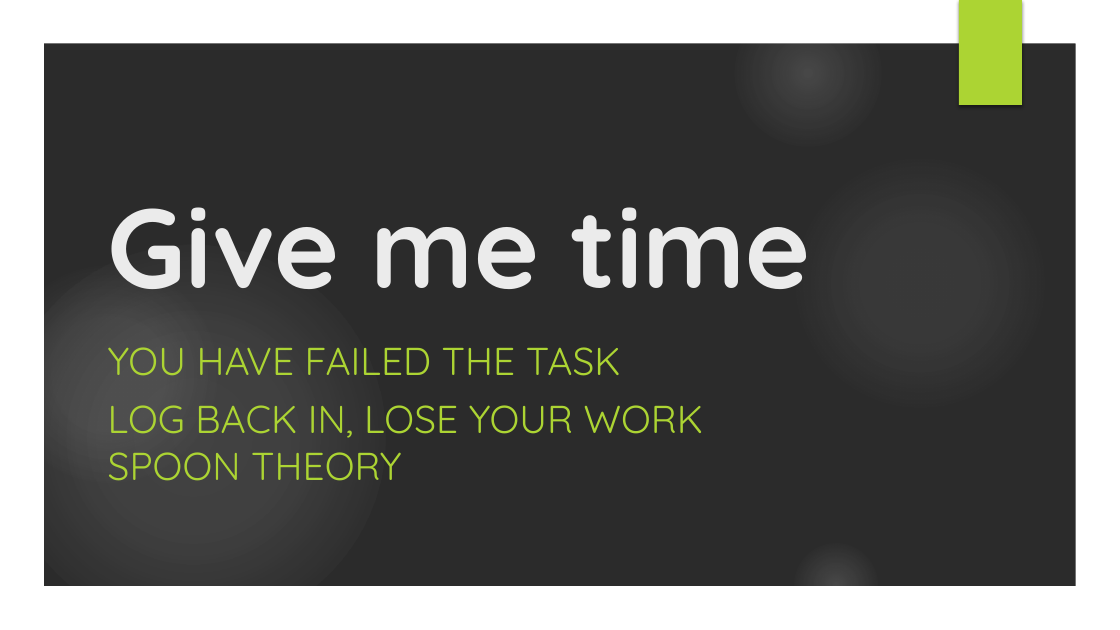
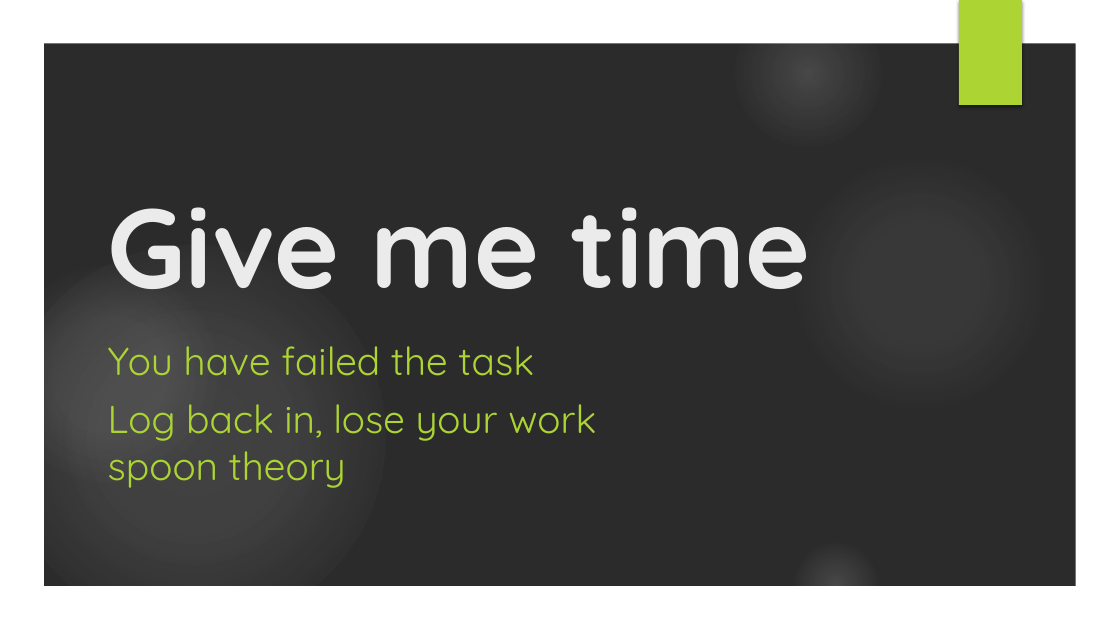
Before and after one commit to owenniblock/owenniblock, a slide deck: slide 23 of talks/id24 - ND Web Design.pptx. Drawn at 1120x630 pixels with LibreOffice and Linux fonts; fonts in the diff are those of the drawing; background and template pictures are left out; a plain dark background stands for a picture behind light text. Boxes give left, top, right and bottom in pixels: in the first picture for what was removed or moved away, otherwise in the second. Text is boxed around its words. In the diff, an @@ line names an element or a change of style, - is before the commit and + after.

```diff
--- a/talks/id24 - ND Web Design.pptx
+++ b/talks/id24 - ND Web Design.pptx
@@ subtitle at box(108, 346, 596, 488): text changed @@
-YOU HAVE FAILED THE TASK
-LOG BACK IN, LOSE YOUR WORK
-SPOON THEORY
+You have failed the task
+Log back in, lose your work
+spoon theory
```
Also in this commit, not shown: 21 other slides changed.
